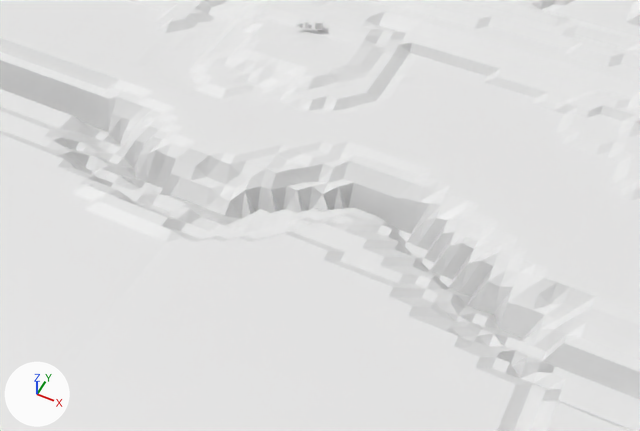
An edit to the Blender file 3_Blend_Files/StylizedMeshes.blend, drawn before and after from the same camera.
Rendered twice from a 50 mm lens placed at (46.7, -120.4, 104.5), pointed at (1.2, -29.6, -9.1). Lighting does not change. The marker at lower left points along +X, +Y and +Z. The first picture is the older version.

In view in the first picture: 'Terrain' and 1 more.
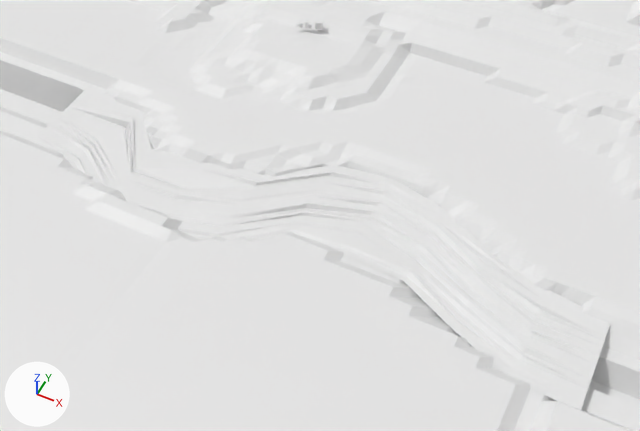
Where the change shows, as pixel boxes [x1, y1, x2, y2] in the pictures (640 x 431 px):
'River', added: after [32, 89, 610, 410]

The change, as a diff of the scene's bpy script:
```diff
--- a/3_Blend_Files/StylizedMeshes.blend.py
+++ b/3_Blend_Files/StylizedMeshes.blend.py
@@ me_grid_002 @@
+me_grid_002.from_pydata(...)  # 341 vertices, 300 faces; spans x -51.1..51.3, y -15.1..15.8, z 2.4..3.8
+me_grid_002.materials.append(mat_material)  # its picture is missing
@@ ob_river @@
+ob_river = bpy.data.objects.new('River', me_grid_002)
+ob_river.location = (0.0, -35.3, -7.8)
```
